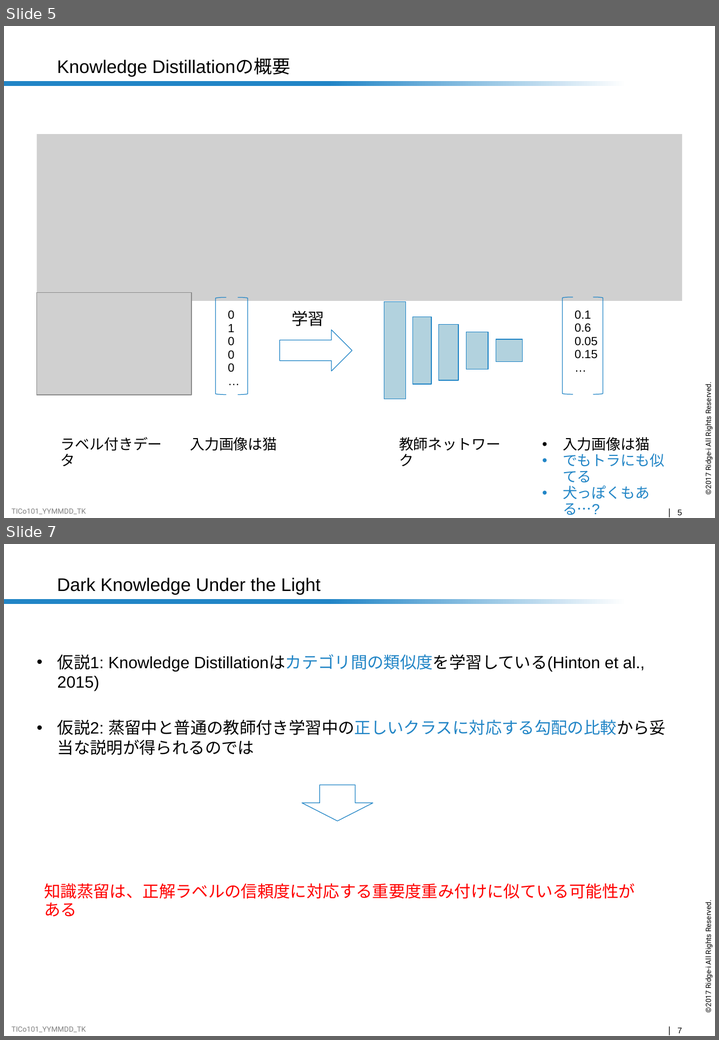
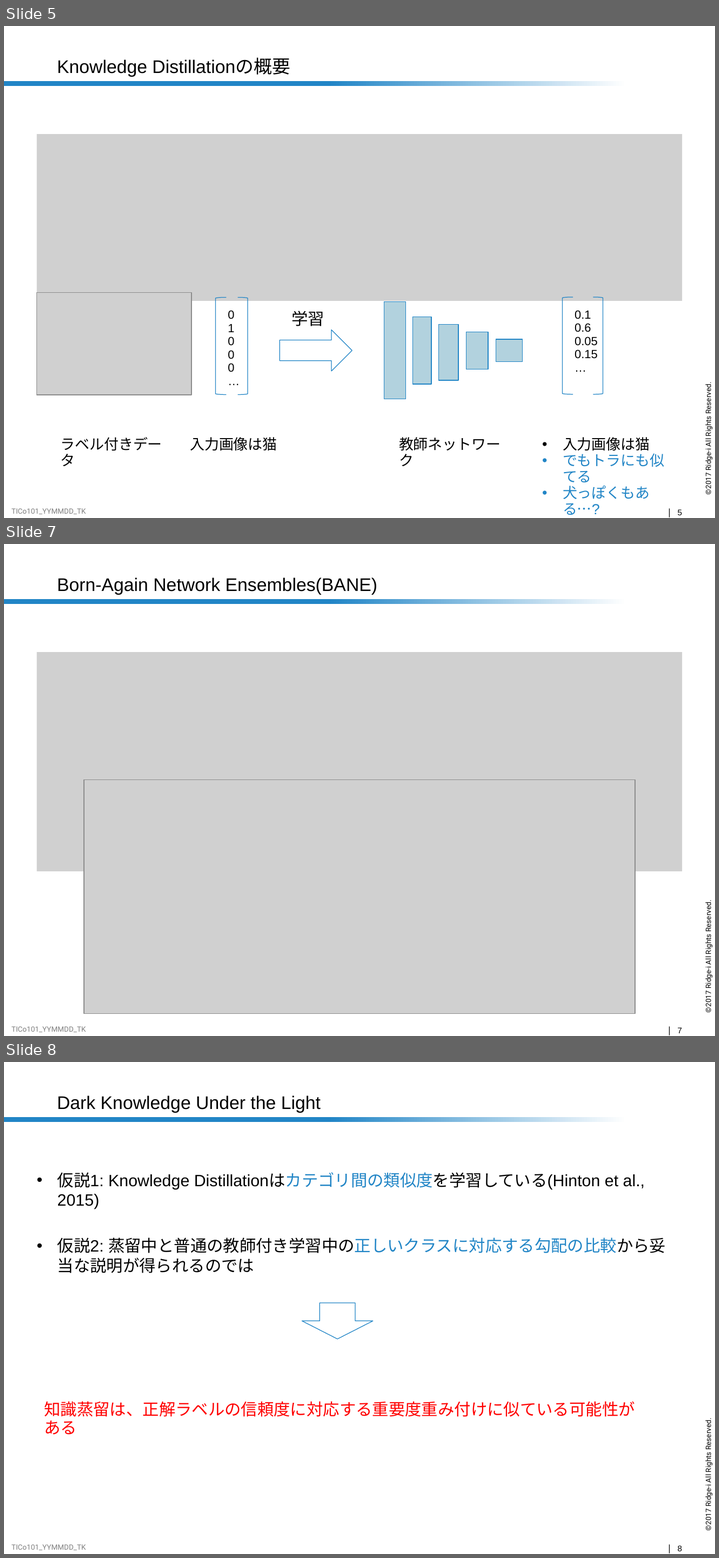
Before and after one commit to nocotan/slides, a slide deck: ban.pptx. Shown one above the other, each under a label of ours: slides 5 and 7 before the commit, slides 5, 7 and 8 after it; the slides between them are not shown. The pictures are 719x1040 and 719x1558 pixels, drawn with LibreOffice and Linux fonts; fonts in the diff are those of the drawing; grey boxes stand for pictures; background and template pictures are left out. Boxes give left, top, right and bottom in pixels: in the first picture for what was removed or moved away, otherwise in the second. Text is boxed around its words. In the diff, an @@ line names an element or a change of style, - is before the commit and + after.

```diff
--- a/ban.pptx
+++ b/ban.pptx
@@ slide 7 added at [4,544,715,1036], background #FFFFFF; not listed: 5 template elements that a slide beside it also shows @@
@@ title added at [57,577,378,595], 20 pt, text #000000 @@
+Born-Again Network Ensembles(BANE)
@@ picture added at [37,652,682,871] @@
@@ picture added at [84,779,635,1014] @@
@@ what was slide 7 is now slide 8 @@
@@ page number at [677,1545,682,1551]: text changed @@
-7
+8
```
Also in this commit, not shown: 2 slides changed.
